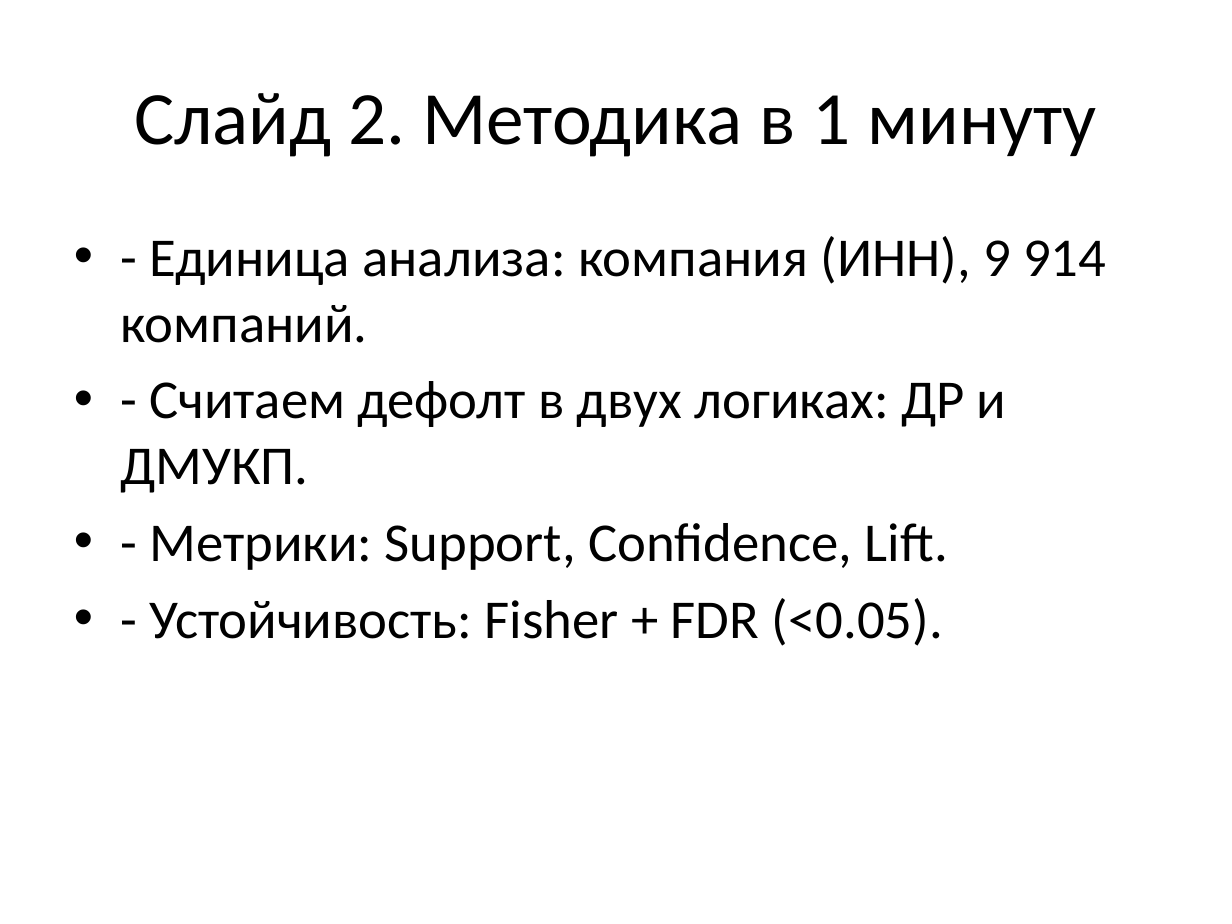
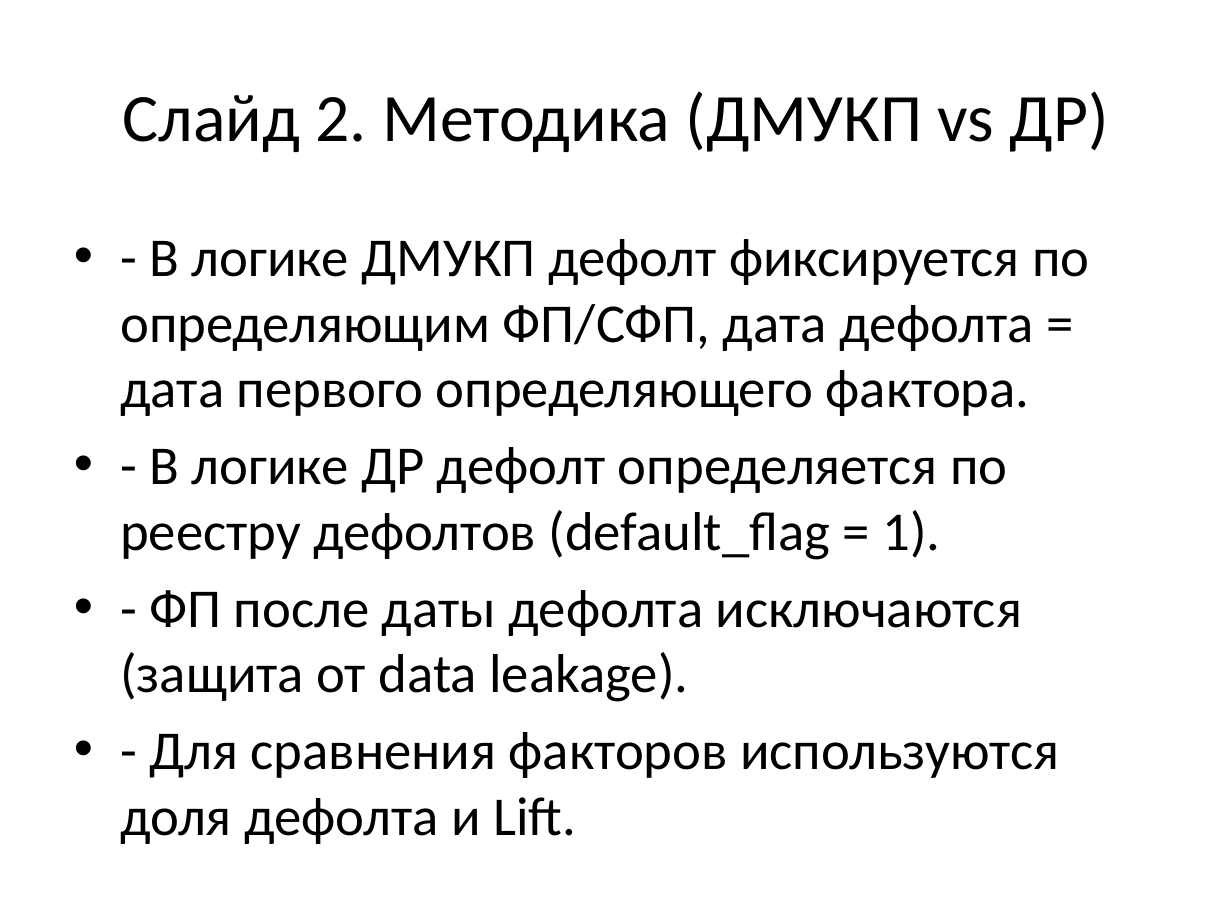
Before and after one commit to Crypt0head/sql_test, a slide deck: slide 2 of fp_sfp_presentation_short.pptx. Drawn at 1232x924 pixels with LibreOffice and Linux fonts; fonts in the diff are those of the drawing. Boxes give left, top, right and bottom in pixels: in the first picture for what was removed or moved away, otherwise in the second. Text is boxed around its words. In the diff, an @@ line names an element or a change of style, - is before the commit and + after.

```diff
--- a/fp_sfp_presentation_short.pptx
+++ b/fp_sfp_presentation_short.pptx
@@ title at [123, 91, 1109, 152]: text changed; size 44 to 39.6 pt @@
-Слайд 2. Методика в 1 минуту
+Слайд 2. Методика (ДМУКП vs ДР)
@@ text at [120, 239, 1089, 844]: text changed @@
-• - Единица анализа: компания (ИНН), 9 914 компаний.
-• - Считаем дефолт в двух логиках: ДР и ДМУКП.
-• - Метрики: Support, Confidence, Lift.
-• - Устойчивость: Fisher + FDR (<0.05).
+• - В логике ДМУКП дефолт фиксируется по определяющим ФП/СФП, дата дефолта = дата первого определяющего фактора.
+• - В логике ДР дефолт определяется по реестру дефолтов (default_flag = 1).
+• - ФП после даты дефолта исключаются (защита от data leakage).
+• - Для сравнения факторов используются доля дефолта и Lift.
```
Also in this commit, not shown: 4 other slides changed, 7 slides added, 7 slides removed, 1 other file.
